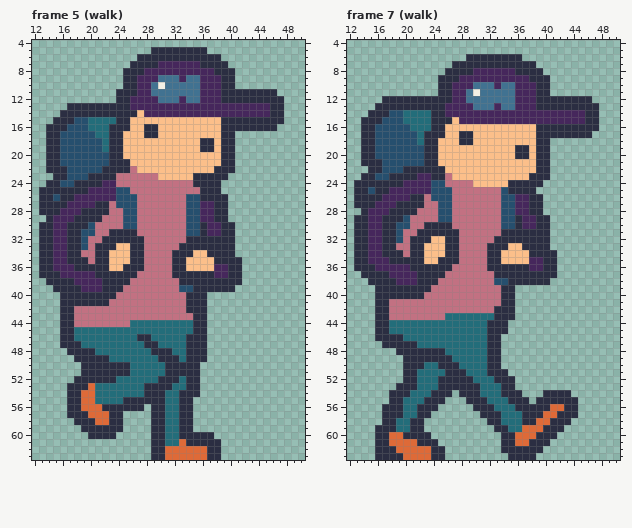
Pixel-art file: res/img/fishertown.aseprite. Above is the file before it was changed.
64x64 pixels, 7 frames. Shown: frame 5 (walk): x 12..50, y 4..63; frame 7 (walk): x 12..50, y 4..63. The commit also changed other frames, which this record leaves out.
After:
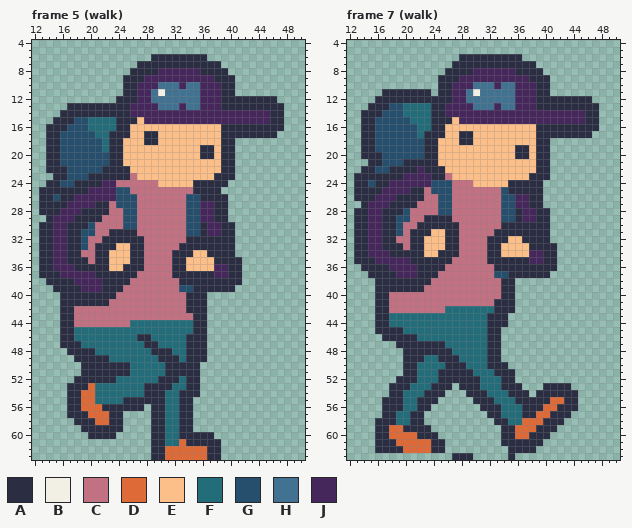
Palette (. is transparent): A #2b2e42  B #f2f0e5  C #c27182  D #de6a38  E #fcbf8a  F #236d7a  G #264f6e  H #417291  J #46275c
Changes in this commit:
Frame 5 (walk), layer "Layer 3":
y 5: x 29..36 AAAAAAAA -> ........
y 6: x 27..28 AA -> ..; x 37..38 AA -> ..
y 7: x 26 A -> .; x 30..35 JJJJJJ -> AAAAAA; x 39 A -> .
y 8: x 25 A -> .; x 28..29 JJ -> AA; x 36..37 JJ -> AA; x 40 A -> .
y 9: x 27 J -> A; x 30..32 HHH -> JJJ; x 34..35 HH -> JJ; x 38 J -> A
y 10: x 29..30 HB -> JH; x 33 H -> J
y 11: x 24 A -> .; x 30 H -> B; x 41..46 AAAAAA -> ......
y 12: x 26 J -> A; x 29 J -> H; x 33 J -> H; x 47 A -> .
y 13: x 30..32 JJJ -> HHH; x 34..35 JJ -> HH; x 39..45 JJJJJJJ -> AAAAAAA
y 14: x 26..27 AE -> JJ
y 15: x 26 E -> A; x 28..45 EEEEEEEEEEEAAAAAAA -> JJJJJJJJJJJJJJJJJJ
y 16: x 23 A -> F; x 28..29 AA -> EE; x 47 . -> A
y 17: x 25 E -> A; x 41..46 ...... -> AAAAAA
y 18: x 28..29 EE -> AA; x 36..37 AA -> EE
y 20: x 36..37 EE -> AA
y 21: x 25 A -> E
y 22: x 26 C -> E; x 38 A -> E
y 23: x 24..25 CC -> AA; x 27..29 CCC -> EEE; x 35..37 AAA -> EEE; x 40 . -> A
y 24: x 30..34 CCCCC -> EEEEE; x 39 . -> A
y 25: x 35 C -> A
Frame 7 (walk), layer "Layer 2":
y 6: x 28 . -> A
y 11: x 17..23 ....... -> AAAAAAA
y 12: x 16 . -> A
y 13: x 15 . -> A; x 18..23 AAAAAA -> GGFFFF
y 14: x 14 . -> A; x 17 A -> G
y 15: x 16 A -> G; x 20 F -> G
y 16: x 21 F -> G
y 18: x 22 F -> G
y 20: x 16 G -> A
y 21: x 14 A -> .; x 20..22 GGG -> AAA
y 22: x 14 . -> A; x 16 A -> G; x 18..19 GG -> AA; x 22 A -> J
y 23: x 13 . -> A; x 16..17 GG -> AA; x 20..21 AA -> JJ
y 24: x 15 A -> G; x 18..19 AA -> JJ; x 26 C -> G
y 25: x 15 G -> A; x 17 A -> J; x 21..23 JJJ -> AAC; x 39 . -> A
y 26: x 16 A -> J; x 19..20 JJ -> AA; x 24 G -> C
y 27: x 13 A -> .; x 15 A -> J; x 18 J -> A; x 22 A -> C
y 28: x 13 . -> A; x 17 J -> A; x 20..21 AA -> GC; x 36 J -> A; x 38 A -> J; x 40 . -> A
y 29: x 19 A -> G; x 23..26 CCGG -> AAAA
y 30: x 20 G -> C; x 22 C -> A; x 27 C -> A; x 34..35 GG -> AA; x 37..38 JJ -> AA
y 31: x 21 C -> A; x 24..25 AA -> EE; x 33 C -> A
y 32: x 19 G -> C; x 23 A -> E; x 32 C -> A; x 35..36 AA -> EE
y 33: x 19 C -> A; x 34 A -> E; x 37 A -> E; x 41 . -> A
y 34: x 17 A -> J; x 20 C -> A; x 25 E -> A; x 38..39 AA -> JJ
y 35: x 15 J -> A; x 18..20 AAA -> JJJ; x 23..24 EE -> AA; x 27 A -> C; x 34..37 EEEE -> AAAA
y 36: x 13 A -> .; x 16..17 JJ -> AA; x 21 A -> J; x 26 A -> C; x 32 A -> C; x 38..39 JJ -> AA
y 37: x 14 A -> .; x 18 J -> A; x 25 A -> C; x 33..34 AA -> GG; x 41 A -> .
y 38: x 15 A -> .; x 19..21 JJJ -> AAA; x 24 A -> C; x 33..34 GG -> CA; x 36..40 AAAAA -> .....
y 39: x 23 A -> C
y 40: x 18..22 AAAAA -> CCCCC
y 41: x 33 C -> A
y 42: x 26..32 CCCCCCC -> FFFFFFF
y 43: x 18..25 CCCCCCCC -> FFFFFFFF; x 32 F -> A; x 35 A -> .
y 45: x 18..19 FF -> AA; x 34 A -> .
y 46: x 16 A -> .; x 20..21 FF -> AA
y 47: x 17..18 AA -> ..; x 22..25 FFFF -> AAAA
y 48: x 19 A -> .; x 26 F -> A
y 49: x 23..24 AA -> FF; x 27 F -> A
y 50: x 22 A -> F; x 25 A -> F; x 28 F -> A; x 34 . -> A
y 51: x 25 F -> A; x 29 F -> A; x 32 A -> F; x 35 . -> A
y 52: x 19 . -> A; x 30 F -> A; x 33 A -> F
y 53: x 18 . -> A; x 21 A -> F; x 24 F -> A; x 27 A -> .; x 36 . -> A; x 40..43 .... -> AAAA
y 54: x 20 A -> F; x 23 F -> A; x 26 A -> .; x 28 A -> .; x 31 F -> A; x 34 A -> F; x 37 . -> A; x 39 . -> A; x 44 . -> A
y 55: x 17 . -> A; x 22 F -> A; x 25 A -> .; x 29 A -> .; x 32 F -> A; x 35 A -> F; x 38 . -> A; x 41..42 AA -> DD
y 56: x 24 A -> .; x 30 A -> .; x 33 F -> A; x 36 A -> F; x 40 A -> D; x 42 D -> A
y 57: x 19 A -> F; x 21 F -> A; x 23 A -> .; x 31 A -> .; x 39 A -> D; x 41 D -> A; x 44 A -> .
y 58: x 16 . -> A; x 32 A -> .; x 34 F -> A; x 37..38 AA -> DD; x 40 D -> A; x 43 A -> .
y 59: x 18..20 AFF -> DDA; x 23 . -> A; x 33 A -> .; x 35..36 FF -> AD; x 39 D -> A; x 42 A -> .
y 60: x 20..21 AA -> DD; x 24 . -> A; x 38 D -> A; x 41 A -> .
y 61: x 18 D -> A; x 22..23 AA -> DD; x 25 . -> A; x 36..37 DD -> AA; x 40 A -> .
y 62: x 19 D -> A; x 34 A -> .; x 39 A -> .
y 63: x 16..25 AAAADDDDAA -> ..........; x 27..29 ... -> AAA; x 36..38 AAA -> ...
Changed places in both pictures, as pixel boxes (x1, y1, x2, y2):
changed: (109, 47, 284, 194)
added: (459, 54, 466, 61)
changed: (354, 89, 578, 460)
